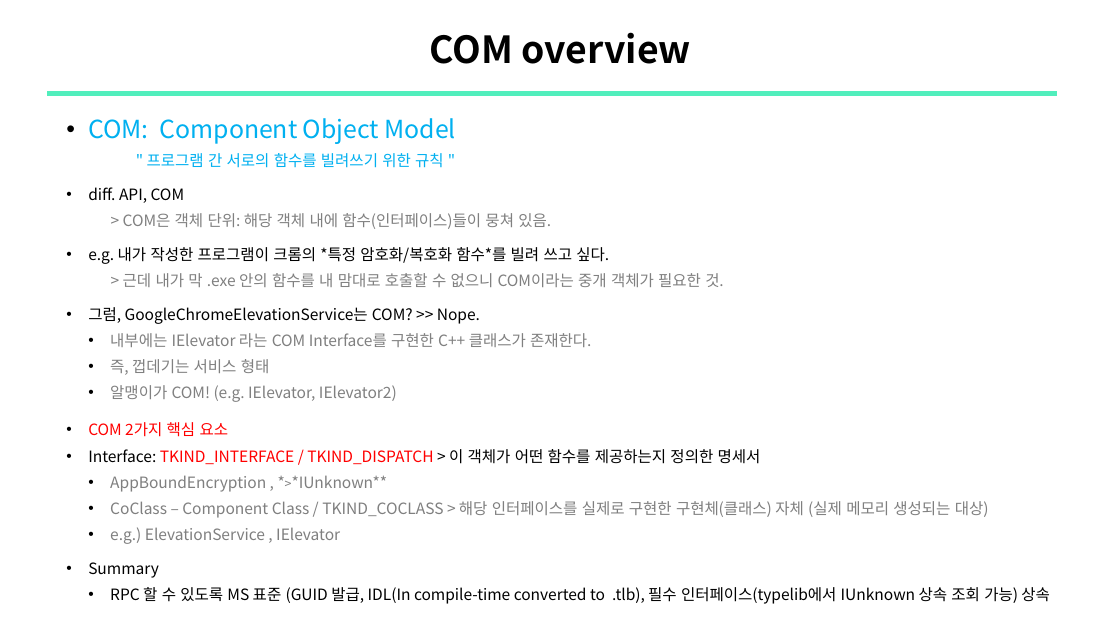
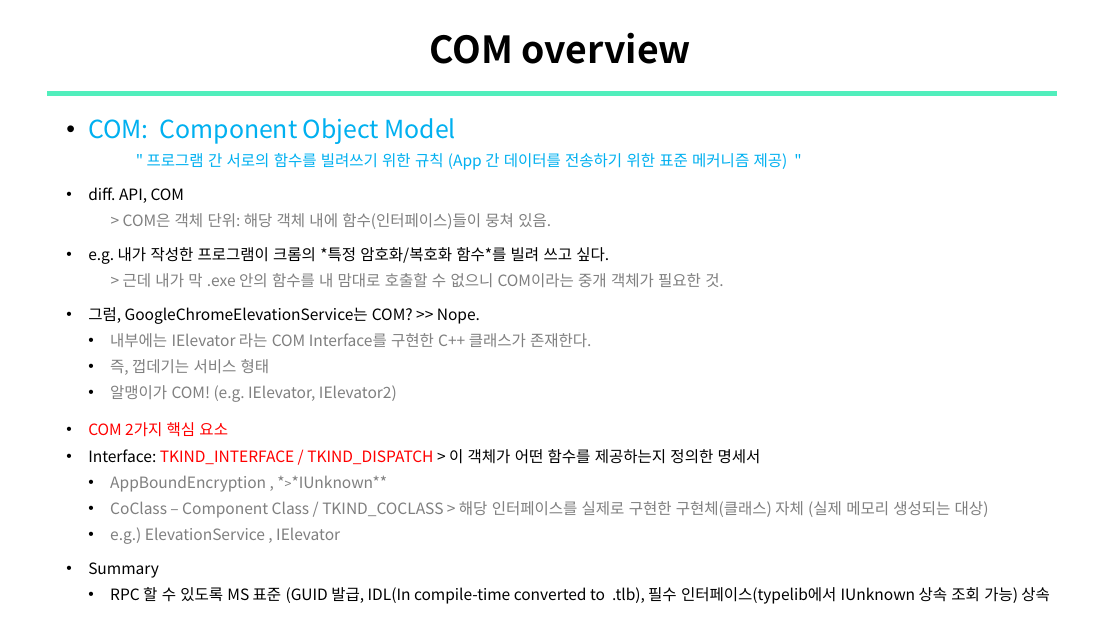
Before and after one commit to sewonpark292/SSL-Seminar, a slide deck: slide 9 of 16_COMrade_ABE_Analysis.pptx. Drawn at 1120x630 pixels with LibreOffice and Linux fonts; fonts in the diff are those of the drawing. Boxes give left, top, right and bottom in pixels: in the first picture for what was removed or moved away, otherwise in the second. Text is boxed around its words. In the diff, an @@ line names an element or a change of style, - is before the commit and + after.

```diff
--- a/16_COMrade_ABE_Analysis.pptx
+++ b/16_COMrade_ABE_Analysis.pptx
@@ text at (x1=147, y1=153, x2=788, y2=170): text changed @@
-    " 프로그램 간 서로의 함수를 빌려쓰기 위한 규칙 "
+    " 프로그램 간 서로의 함수를 빌려쓰기 위한 규칙 (App 간 데이터를 전송하기 위한 표준 메커니즘 제공) "
```
Also in this commit, not shown: 6 other slides changed, 4 slides added.
